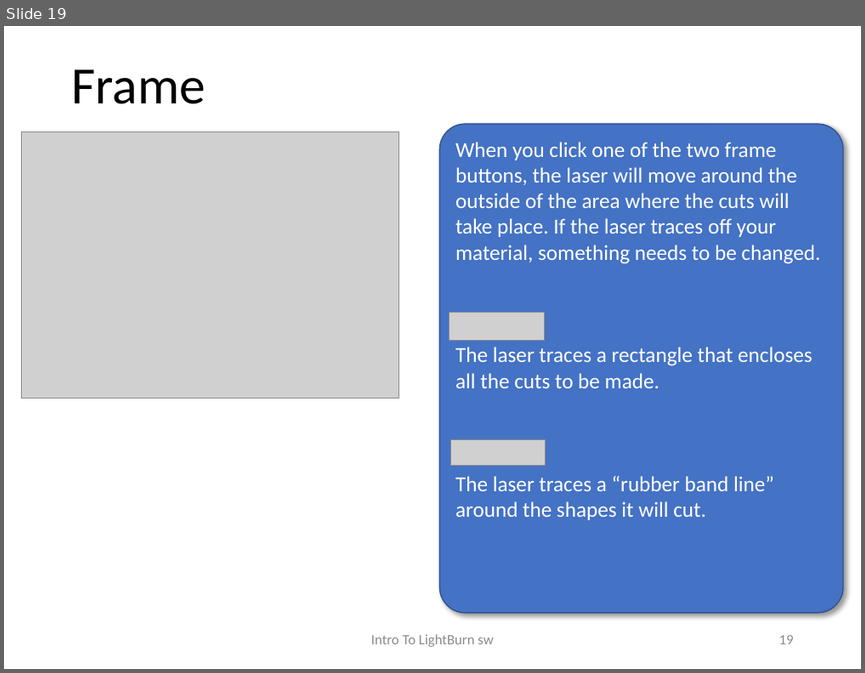
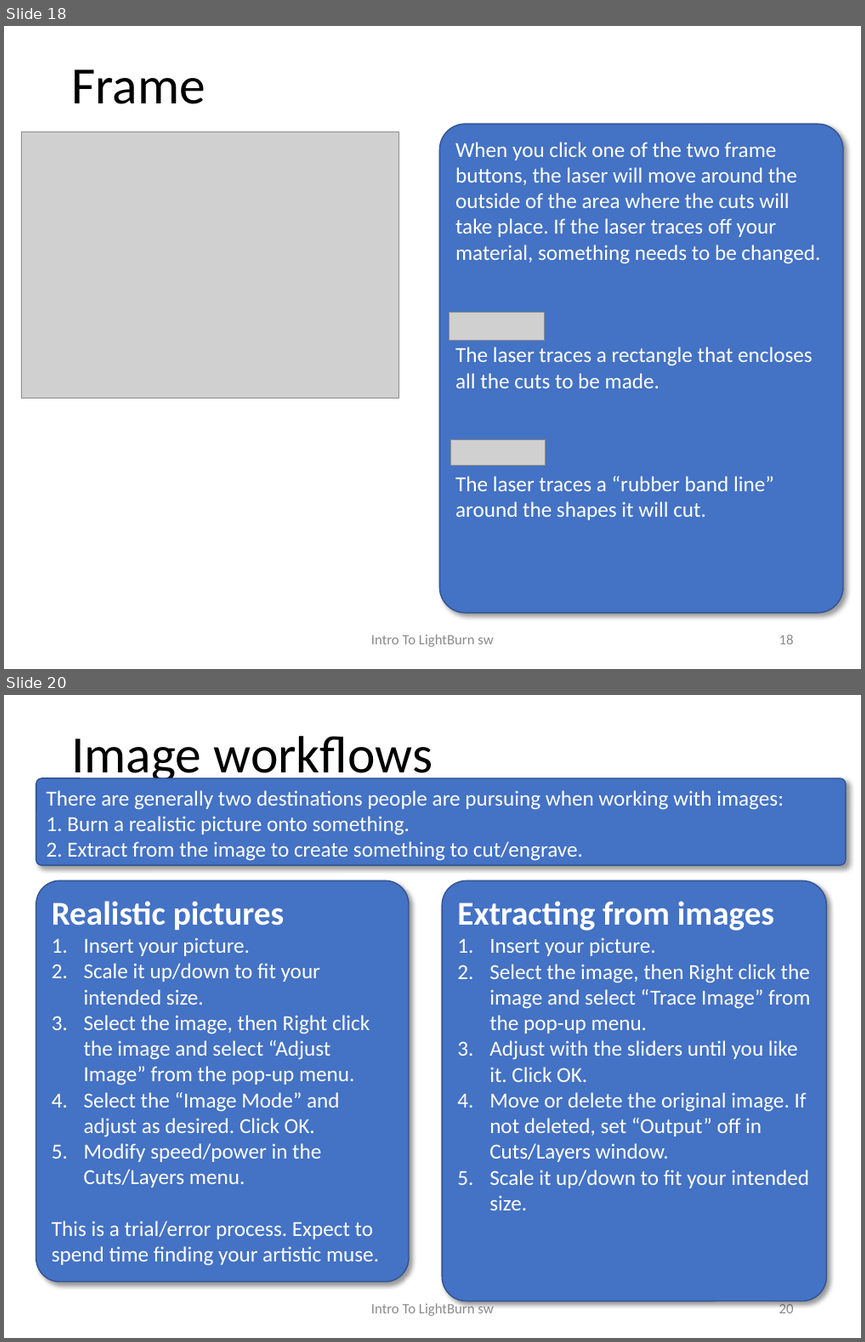
Before and after one commit to BainbridgeArtisanResourceNetwork/ETA-Documents, a slide deck: Intro to LightBurn.pptx. Shown one above the other, each under a label of ours: slide 19 before the commit, slides 18 and 20 after it; the slides between them are not shown. The pictures are 865x673 and 865x1342 pixels, drawn with LibreOffice and Linux fonts; fonts in the diff are those of the drawing; grey boxes stand for pictures. Boxes give left, top, right and bottom in pixels: in the first picture for what was removed or moved away, otherwise in the second. Text is boxed around its words. In the diff, an @@ line names an element or a change of style, - is before the commit and + after.

Commit message:
Add files via upload
Added sections on images, dithering, and tracing

```diff
--- a/Intro to LightBurn.pptx
+++ b/Intro to LightBurn.pptx
@@ slide 20 added at (x1=4, y1=695, x2=861, y2=1338), background #FFFFFF @@
@@ title added at (x1=71, y1=736, x2=433, y2=785), 44 pt, text #000000 @@
+Image workflows
@@ rounded rectangle added at (x1=36, y1=778, x2=846, y2=865), fill #4472C4, outline #325491 1 pt, 18 pt, text #FFFFFF @@
+There are generally two destinations people are pursuing when working with images:
+1. Burn a realistic picture onto something.
+2. Extract from the image to create something to cut/engrave.
@@ rounded rectangle added at (x1=36, y1=881, x2=409, y2=1281), fill #4472C4, outline #325491 1 pt, 18 pt, text #FFFFFF @@
+Realistic pictures
+1. Insert your picture.
+2. Scale it up/down to fit your intended size.
+3. Select the image, then Right click the image and select “Adjust Image” from the pop-up menu.
+4. Select the “Image Mode” and adjust as desired. Click OK.
+5. Modify speed/power in the Cuts/Layers menu.
+This is a trial/error process. Expect to spend time finding your artistic muse.
@@ rounded rectangle added at (x1=442, y1=881, x2=827, y2=1301), fill #4472C4, outline #325491 1 pt, 18 pt, text #FFFFFF @@
+Extracting from images
+1. Insert your picture.
+2. Select the image, then Right click the image and select “Trace Image” from the pop-up menu.
+3. Adjust with the sliders until you like it. Click OK.
+4. Move or delete the original image. If not deleted, set “Output” off in Cuts/Layers window.
+5. Scale it up/down to fit your intended size.
@@ text added at (x1=371, y1=1302, x2=493, y2=1315), 12 pt, text #8C8C8C @@
+Intro To LightBurn sw
@@ page number added at (x1=779, y1=1302, x2=794, y2=1313), 12 pt, text #8C8C8C @@
+20
@@ what was slide 19 is now slide 18 @@
@@ page number at (x1=779, y1=634, x2=794, y2=644): text changed @@
-19
+18
```
Also in this commit, not shown: 1 slide changed, 8 other slides added, 2 slides removed, 1 other file.
